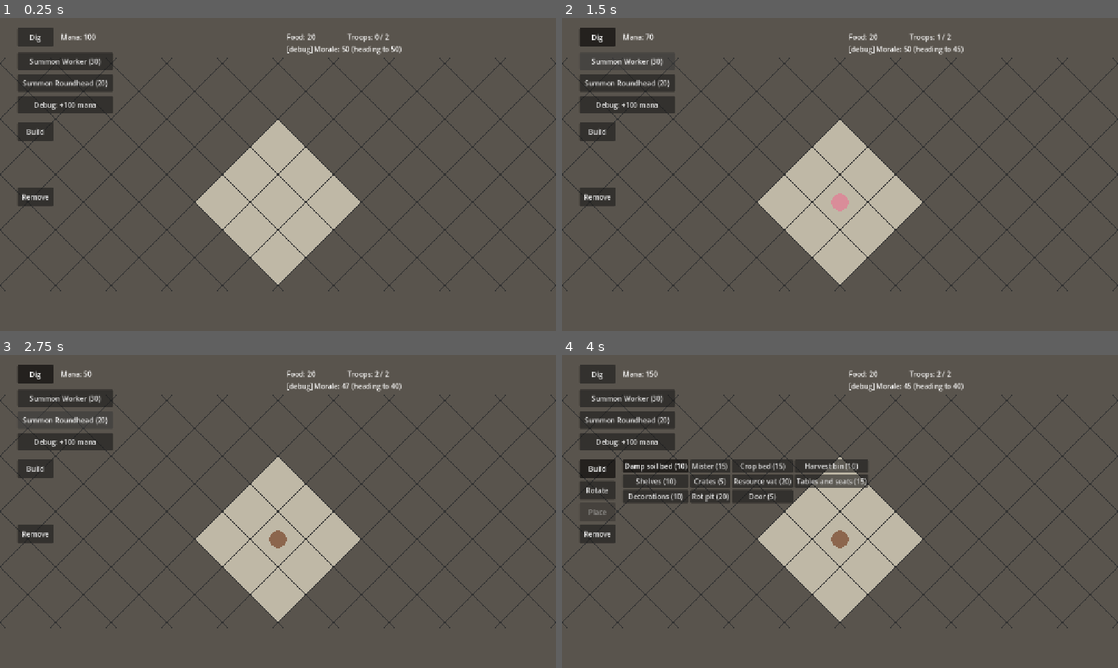
Above: before the commit, frames 1-4 (two rows, left to right).
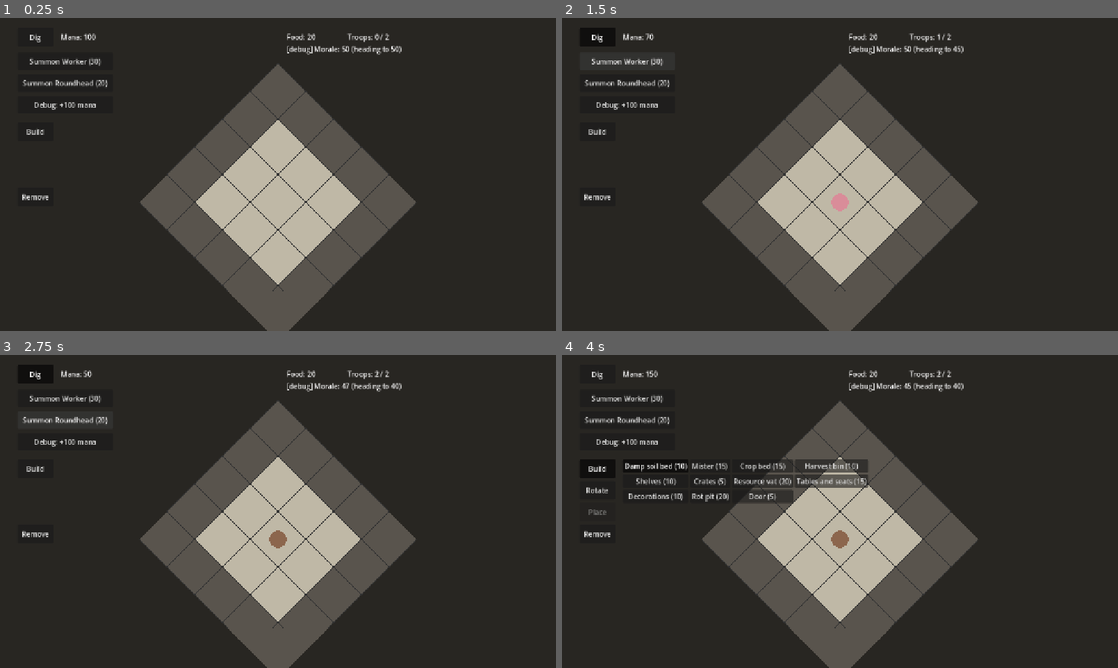
Above: after the commit, the same moments.

Repository: SirSizzle24/mazelord
Game: Godot game, scene res://Scenes/main.tscn
Two runs of this game, one before a commit and one after it. Both use one fixed random seed, a clock stepped at 60 frames per second and the inputs below.
Inputs:
- Up to frame 1 (0.25 s): no input
- Up to frame 2 (1.5 s): click "Dig" at 0.5 s; click "Summon Worker (30)" at 1.25 s
- Up to frame 3 (2.75 s): click "Summon Roundhead (20)" at 2 s
- Up to frame 4 (4 s): click "Debug: +100 mana" at 2.75 s; click "Build" at 3.5 s

The runs differ from the first frame. In frame 1, 72% of the frame differs, in the area x 0-100%, y 0-100%; in frame 2, 72%; in frame 3, 72%; in frame 4, 69%.

Commit message:
Fog of war: dim unknown, remembered last image, lit rooms, marks in the fog

Diff:
--- a/Scenes/main.tscn
+++ b/Scenes/main.tscn
@@ -9,11 +9,17 @@
 [ext_resource type="Script" path="res://scripts/hud.gd" id="7_hud"]
 [ext_resource type="Script" path="res://scripts/build_controller.gd" id="8_build"]
 [ext_resource type="Script" path="res://scripts/rooms.gd" id="9_rooms"]
+[ext_resource type="Script" path="res://scripts/fog.gd" id="10_fog"]
 
 [node name="Main" type="Node2D" unique_id=1161609498]
 
 [node name="Grid" type="Node2D" parent="." unique_id=1823644226]
 script = ExtResource("1_jjgbg")
+
+[node name="Fog" type="Node2D" parent="." node_paths=PackedStringArray("grid", "rooms")]
+script = ExtResource("10_fog")
+grid = NodePath("../Grid")
+rooms = NodePath("../Rooms")
 
 [node name="Dungeon" type="Node" parent="." node_paths=PackedStringArray("grid", "units_parent", "rooms")]
 script = ExtResource("5_dungeon")
@@ -46,11 +52,12 @@
 rotate_button = NodePath("../UI/RotateButton")
 place_button = NodePath("../UI/PlaceButton")
 
-[node name="DigController" type="Node2D" parent="." unique_id=1743646951 node_paths=PackedStringArray("grid", "camera", "dig_button")]
+[node name="DigController" type="Node2D" parent="." unique_id=1743646951 node_paths=PackedStringArray("grid", "camera", "dig_button", "fog")]
 script = ExtResource("2_8gbba")
 grid = NodePath("../Grid")
 camera = NodePath("../Camera")
 dig_button = NodePath("../UI/DigButton")
+fog = NodePath("../Fog")
 
 [node name="Camera" type="Camera2D" parent="." unique_id=493433707 node_paths=PackedStringArray("grid")]
 script = ExtResource("2_bo1nx")
--- a/scripts/dig_controller.gd
+++ b/scripts/dig_controller.gd
@@ -4,6 +4,7 @@
 @export var grid: Node2D
 @export var camera: Camera2D
 @export var dig_button: Button
+@export var fog: Node2D
 
 var dig_mode := false
 
@@ -29,4 +30,4 @@
 		# Touch positions are in screen pixels; convert to world, then to the grid's own space.
 		var world_position: Vector2 = get_canvas_transform().affine_inverse() * event.position
 		var tile: Vector2i = grid.screen_to_tile(grid.to_local(world_position))
-		grid.mark(tile)
+		grid.mark(tile, not fog.is_known(tile))  # hidden tiles can be marked whatever they hide
--- a/scripts/dungeon.gd
+++ b/scripts/dungeon.gd
@@ -35,7 +35,7 @@
 	"rotting_chamber": {"name": "Rotting chamber", "needs": ["rot_pit", "mister"]},
 }
 
-const SUMMON_TILE := Vector2i(10, 10)  # the summoning spot in the starting room
+const SUMMON_TILE := Vector2i(30, 30)  # the summoning spot in the starting room
 
 const FREE_TROOPS := 2  # troops you can have before beds are needed
 const FARM_INTERVAL := 10.0  # seconds between harvests
--- /dev/null
+++ b/scripts/fog.gd
@@ -0,0 +1,111 @@
+extends Node2D
+## Fog of war, drawn over the grid. Tiles never seen look like dim rock, so the unknown gives nothing away
+## and can still be marked for digging. Tiles seen before show the last image you had, dimmed: changes
+## out of sight don't appear until a troop looks again. Tiles in sight, the starting room, and finished
+## rooms (plus the walls around them) are left clear, so the live grid shows through.
+
+const SIGHT_RADIUS := 5  # tiles a troop can see in every direction
+const UPDATE_INTERVAL := 0.2  # seconds between sight updates; every frame would be wasted work
+const MEMORY_DARKEN := 0.55  # how much darker remembered tiles look than live ones
+
+@export var grid: Node2D
+@export var rooms: Node
+
+var memory: Dictionary = {}  # tile -> its color when last seen
+var visible_tiles: Dictionary = {}  # tiles in sight right now (used as a set)
+var timer := 0.0
+
+
+func _ready() -> void:
+	grid.marks_changed.connect(queue_redraw)  # marks show through the fog, so redraw when they change
+	# The starting room, and the rock around it, start out known.
+	for x in grid.GRID_WIDTH:
+		for y in grid.GRID_HEIGHT:
+			var tile := Vector2i(x, y)
+			if grid.is_floor(tile):
+				# The tile and all eight around it, corners included.
+				for dx in range(-1, 2):
+					for dy in range(-1, 2):
+						_remember(tile + Vector2i(dx, dy))
+	queue_redraw()
+
+
+func _remember(tile: Vector2i) -> void:
+	if grid.is_in_bounds(tile):
+		memory[tile] = grid.tile_color(tile)
+
+
+func _process(delta: float) -> void:
+	timer += delta
+	if timer < UPDATE_INTERVAL:
+		return
+	timer = 0.0
+
+	var now: Dictionary = {}
+	for unit in get_tree().get_nodes_in_group("units"):
+		_add_sight(grid.screen_to_tile(unit.position), now)
+	# The starting room and every finished room stay lit, walls included.
+	_add_lit(grid.starting_room, now)
+	for room in rooms.rooms:
+		if room["type"] != "":
+			_add_lit(room["tiles"].keys(), now)
+
+	for tile in now:
+		_remember(tile)  # keep the memory fresh while it's in view
+		if grid.is_marked(tile) and grid.is_floor(tile):
+			grid.unmark(tile)  # a mark made in the fog turned out to be on open floor
+
+	# Redraw only when what's in sight changed; redrawing 3,600 tiles for nothing is wasteful.
+	if now != visible_tiles:
+		visible_tiles = now
+		queue_redraw()
+
+
+## True if the player has ever seen this tile, or sees it now.
+func is_known(tile: Vector2i) -> bool:
+	return memory.has(tile) or visible_tiles.has(tile)
+
+
+## Adds tiles and the ring of tiles around them, so a lit room's walls show too.
+func _add_lit(room_tiles: Array, into: Dictionary) -> void:
+	for tile in room_tiles:
+		for dx in range(-1, 2):
+			for dy in range(-1, 2):
+				var near: Vector2i = tile + Vector2i(dx, dy)
+				if grid.is_in_bounds(near):
+					into[near] = true
+
+
+## Adds every tile within SIGHT_RADIUS of center that has a clear line of sight.
+func _add_sight(center: Vector2i, into: Dictionary) -> void:
+	for dx in range(-SIGHT_RADIUS, SIGHT_RADIUS + 1):
+		for dy in range(-SIGHT_RADIUS, SIGHT_RADIUS + 1):
+			if dx * dx + dy * dy > SIGHT_RADIUS * SIGHT_RADIUS:
+				continue  # outside the circle
+			var tile := center + Vector2i(dx, dy)
+			if grid.is_in_bounds(tile) and _line_clear(center, tile):
+				into[tile] = true
+
+
+## True if nothing blocks sight between two tiles. Steps along the straight line between them and
+## checks each tile it passes; any rock in between blocks it. The end tile can be rock: you see walls.
+func _line_clear(from: Vector2i, to: Vector2i) -> bool:
+	var steps: int = max(abs(to.x - from.x), abs(to.y - from.y))
+	for i in range(1, steps):
+		var point := Vector2(from).lerp(Vector2(to), float(i) / steps)
+		if not grid.is_floor(Vector2i(roundi(point.x), roundi(point.y))):
+			return false
+	return true
+
+
+func _draw() -> void:
+	for x in grid.GRID_WIDTH:
+		for y in grid.GRID_HEIGHT:
+			var tile := Vector2i(x, y)
+			if visible_tiles.has(tile):
+				continue  # in sight: let the live grid show
+			# Never seen: dim rock, the same as remembered rock, so the unknown gives nothing away.
+			var remembered: Color = memory.get(tile, grid.ROCK_COLOR)
+			if grid.is_marked(tile):
+				remembered = grid.MARKED_COLOR  # your own marks always show, so you can see what you queued
+			draw_colored_polygon(grid.diamond(tile), remembered.darkened(MEMORY_DARKEN))
--- a/scripts/grid.gd
+++ b/scripts/grid.gd
@@ -2,8 +2,8 @@
 ## The dungeon grid: stores which tiles are rock or floor, draws them as diamonds,
 ## and builds the navigation shape that units walk on.
 
-const GRID_WIDTH := 20
-const GRID_HEIGHT := 20
+const GRID_WIDTH := 60
+const GRID_HEIGHT := 60
 const TILE_WIDTH := 128   # diamond width in pixels
 const TILE_HEIGHT := 128  # same as the width: squares turned 45°, no squash
 const UNIT_RADIUS := 20.0  # how far units stay from rock; one unit size for now
@@ -11,6 +11,7 @@
 enum Tile { ROCK, FLOOR }
 
 signal layout_changed  # sent when floor is dug or a furnishing is finished, so rooms can be re-checked
+signal marks_changed  # sent when dig marks are added or removed, so the fog can show them
 
 const ROCK_COLOR := Color(0.35, 0.33, 0.30)
 const FLOOR_COLOR := Color(0.75, 0.72, 0.65)
@@ -28,6 +29,7 @@
 var furnishings: Array = []  # each one: {"id", "origin", "size", "color", "blocks", "progress", "solid", "built"}
 var occupied: Dictionary = {}  # tile -> the furnishing covering it
 var claimed: Dictionary = {}  # job tile -> the worker doing it, so two workers don't take the same job
+var starting_room: Array[Vector2i] = []  # the pre-dug room's tiles; the fog keeps it lit
 var preview: Dictionary = {}  # the item about to be placed: {"origin", "size", "color", "valid"}, or empty
 var nav_region := NavigationRegion2D.new()  # holds the walkable shape for units
 var nav_dirty := false  # true when tiles changed and the walkable shape needs rebuilding
@@ -43,10 +45,11 @@
 
 	add_child(nav_region)
 
-	# A small pre-dug starting room, as the onboarding design calls for.
-	for x in range(9, 12):
-		for y in range(9, 12):
+	# A small pre-dug starting room in the middle of the map, as the onboarding design calls for.
+	for x in range(29, 32):
+		for y in range(29, 32):
 			dig(Vector2i(x, y))
+			starting_room.append(Vector2i(x, y))
 
 
 func _process(_delta: float) -> void:
@@ -69,11 +72,16 @@
 	return is_in_bounds(tile) and tiles[tile.x][tile.y] == Tile.FLOOR
 
 
-## Marks a rock tile to be dug by a worker.
-func mark(tile: Vector2i) -> void:
-	if is_in_bounds(tile) and tiles[tile.x][tile.y] == Tile.ROCK and not marked.has(tile):
+## Marks a rock tile to be dug by a worker. In fog, the player can't tell rock from a hidden passage,
+## so hidden tiles can be marked whatever they really are (hidden = true); the fog drops marks that
+## turn out to be on open floor once a troop sees them, so marking never gives a passage away.
+func mark(tile: Vector2i, hidden: bool = false) -> void:
+	if not is_in_bounds(tile) or marked.has(tile):
+		return
+	if hidden or tiles[tile.x][tile.y] == Tile.ROCK:
 		marked[tile] = true
 		queue_redraw()
+		marks_changed.emit()
 
 
 func is_marked(tile: Vector2i) -> bool:
@@ -84,6 +92,7 @@
 func unmark(tile: Vector2i) -> void:
 	if marked.erase(tile):
 		queue_redraw()
+		marks_changed.emit()
 
 
 ## True if a finished door stands on this tile. Doors divide rooms.
@@ -243,9 +252,11 @@
 
 ## Turns a rock tile into floor. Does nothing for floor or out-of-bounds tiles.
 func dig(tile: Vector2i) -> void:
+	if marked.erase(tile):  # dug tiles are no longer waiting, even if there was no rock after all
+		queue_redraw()
+		marks_changed.emit()
 	if is_in_bounds(tile) and tiles[tile.x][tile.y] == Tile.ROCK:
 		tiles[tile.x][tile.y] = Tile.FLOOR
-		marked.erase(tile)  # dug tiles are no longer waiting
 		nav_dirty = true  # the walkable shape is out of date
 		queue_redraw()  # the data changed, so the picture must update
 		layout_changed.emit()
@@ -259,12 +270,12 @@
 	for x in GRID_WIDTH:
 		for y in GRID_HEIGHT:
 			if tiles[x][y] == Tile.FLOOR:
-				source.add_traversable_outline(_diamond(Vector2i(x, y)))
+				source.add_traversable_outline(diamond(Vector2i(x, y)))
 	# Solid furnishings cut holes in the walkable shape (ghosts stay walkable until SOLID_AT).
 	for furnishing in furnishings:
 		if furnishing["solid"]:
 			for tile in footprint(furnishing["origin"], furnishing["size"]):
-				source.add_obstruction_outline(_diamond(tile))
+				source.add_obstruction_outline(diamond(tile))
 
 	var nav_polygon := NavigationPolygon.new()
 	nav_polygon.agent_radius = UNIT_RADIUS
@@ -279,16 +290,16 @@
 func _draw() -> void:
 	for x in GRID_WIDTH:
 		for y in GRID_HEIGHT:
-			var diamond := _diamond(Vector2i(x, y))
+			var shape := diamond(Vector2i(x, y))
 			var color: Color = FLOOR_COLOR
 			if marked.has(Vector2i(x, y)):
 				color = MARKED_COLOR
 			elif tiles[x][y] == Tile.ROCK:
 				color = ROCK_COLOR
-			draw_colored_polygon(diamond, color)
-
-			var outline := diamond.duplicate()
-			outline.append(diamond[0])  # back to the first corner to close the shape
+			draw_colored_polygon(shape, color)
+
+			var outline := shape.duplicate()
+			outline.append(shape[0])  # back to the first corner to close the shape
 			draw_polyline(outline, LINE_COLOR, 1.0)
 
 	# Furnishings on top of the floor: see-through until built, solid once built.
@@ -297,7 +308,7 @@
 		if not furnishing["built"]:
 			color.a = 0.35
 		for tile in footprint(furnishing["origin"], furnishing["size"]):
-			draw_colored_polygon(_diamond(tile), color)
+			draw_colored_polygon(diamond(tile), color)
 
 	# The placement preview: fainter than a ghost, and red where the item can't go.
 	if not preview.is_empty():
@@ -305,11 +316,22 @@
 		preview_color.a = 0.18
 		for tile in footprint(preview["origin"], preview["size"]):
 			if is_in_bounds(tile):
-				draw_colored_polygon(_diamond(tile), preview_color)
+				draw_colored_polygon(diamond(tile), preview_color)
+
+
+## The color a tile shows right now, counting marks and finished furnishings. The fog remembers this.
+func tile_color(tile: Vector2i) -> Color:
+	if occupied.has(tile) and occupied[tile]["built"]:
+		return occupied[tile]["color"]
+	if marked.has(tile):
+		return MARKED_COLOR
+	if tiles[tile.x][tile.y] == Tile.ROCK:
+		return ROCK_COLOR
+	return FLOOR_COLOR
 
 
 ## The four corners of a tile's diamond: top, right, bottom, left.
-func _diamond(tile: Vector2i) -> PackedVector2Array:
+func diamond(tile: Vector2i) -> PackedVector2Array:
 	var center := tile_to_screen(tile)
 	return PackedVector2Array([
 		center + Vector2(0, -TILE_HEIGHT / 2.0),
--- a/scripts/unit.gd
+++ b/scripts/unit.gd
@@ -8,7 +8,7 @@
 const IDLE_CHECK := 0.5  # seconds between an idle worker's looks for work
 
 @export var grid: Node2D
-@export var start_tile := Vector2i(10, 10)
+@export var start_tile := Vector2i(30, 30)
 
 var type_id := ""  # which troop type this is, e.g. "worker"
 var color := Color(0.6, 0.6, 0.6)
Not shown, added: scripts/fog.gd.uid
